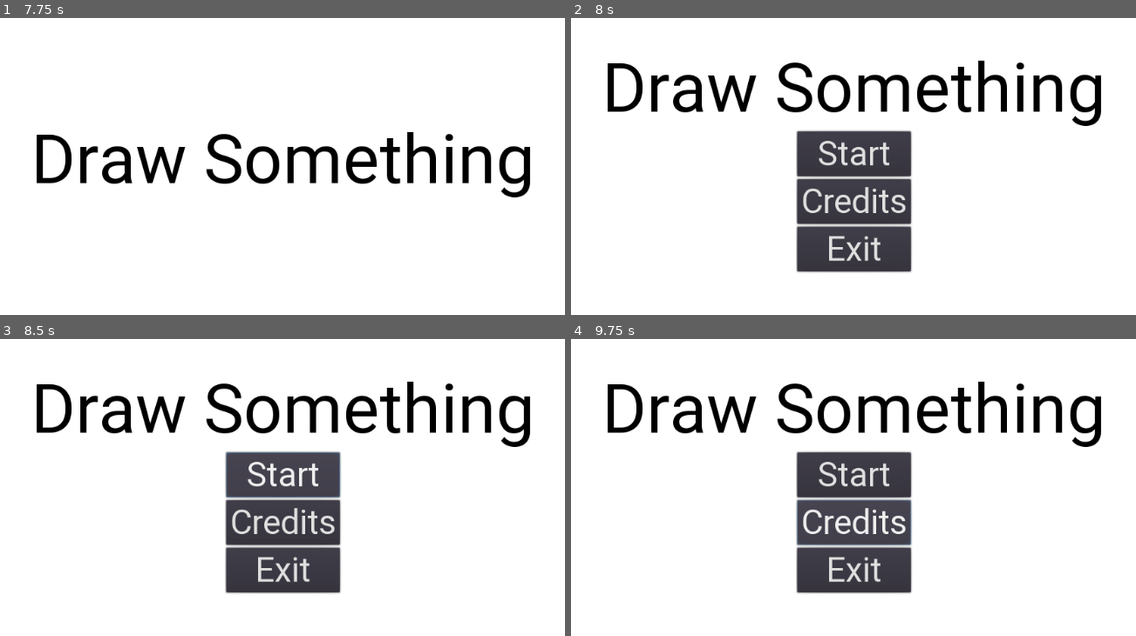
Above: before the commit, frames 1-4 (two rows, left to right).
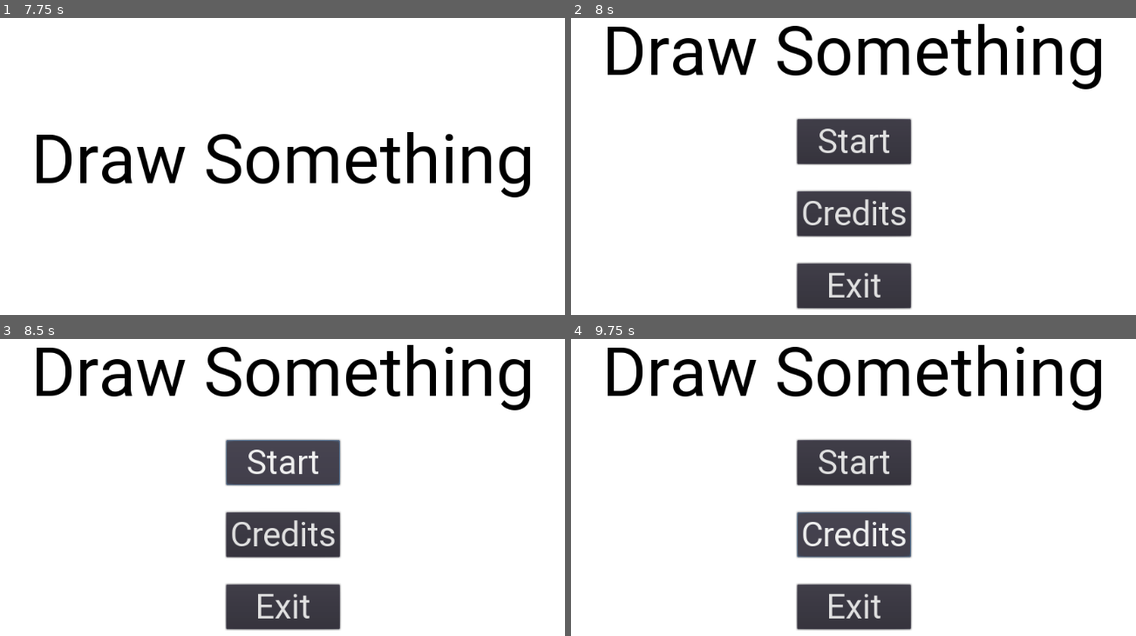
Above: after the commit, the same moments.

Repository: igaryhe/LD45
Game: Godot game, scene res://Title.tscn
Two runs of this game, one before a commit and one after it. Both use one fixed random seed, a clock stepped at 60 frames per second and the inputs below. This scene is started directly instead of the project's main scene. Sound files missing from this copy of the repository are replaced by a short silence.
Inputs (mouse positions are in pixels of both pictures, inside the frame that each line leads up to):
- Up to frame 1 (7.75 s): tap Enter at 0.5, 2.75, 5.75 s; move the mouse to (435, 133) at 0.52 s; press the mouse at (435, 133) at 0.53 s; hold Right (ui_right) 0.53-2.03 s; tap Space (jump) at 0.77, 1.52, 2, 3.02, 3.5, 3.77, 4.52, 6.02, 6.5, 6.77, 7.52 s; move the mouse to (141, 187) at 1.27 s; release the mouse at (141, 187) at 1.28 s; tap C (switch_color) at 1.35, 4.35, 7.35 s; move the mouse to (350, 44) at 2.02 s; hold Left (ui_left) 2.03-2.78 s; hold Mouse wheel up (zoom_in) 2.03-2.78 s; move the mouse to (248, 264) at 2.77 s; hold Right (ui_right) 2.78-4.28 s; tap Mouse wheel down (zoom_out) at 2.85, 5.85 s; move the mouse to (491, 237) at 3.52 s; press the mouse at (491, 237) at 3.53 s; move the mouse to (73, 80) at 4.27 s; release the mouse at (73, 80) at 4.28 s; hold Left (ui_left) 4.28-5.03 s; move the mouse to (316, 160) at 5.02 s; hold Right (ui_right) 5.03-5.78 s; hold Mouse wheel up (zoom_in) 5.03-5.78 s; move the mouse to (180, 29) at 5.77 s; hold Left (ui_left) 5.78-7.28 s; move the mouse to (435, 133) at 6.52 s; press the mouse at (435, 133) at 6.53 s; move the mouse to (141, 187) at 7.27 s; release the mouse at (141, 187) at 7.28 s; hold Right (ui_right) from 7.28 s (still down)
- Up to frame 2 (8 s): keep holding Right (ui_right)
- Up to frame 3 (8.5 s): release Right (ui_right) at 8 s; click "Start" at 8 s
- Up to frame 4 (9.75 s): click "Start" at 8.75 s; click "Credits" at 9.5 s

Frame 1 is identical in both runs. In frame 2, 19% of the frame differs, in the area x 6-94%, y 1-99%; in frame 3, 19%; in frame 4, 19%.

Commit message:
font changed

Diff:
--- a/Title.tscn
+++ b/Title.tscn
@@ -45,46 +45,49 @@
 custom_constants/margin_bottom = 0
 
 [node name="VBoxContainer" type="VBoxContainer" parent="MarginContainer"]
-margin_left = 142.0
-margin_top = 220.0
-margin_right = 881.0
-margin_bottom = 548.0
+margin_left = 117.0
+margin_top = 315.0
+margin_right = 907.0
+margin_bottom = 452.0
 size_flags_horizontal = 4
 size_flags_vertical = 4
+custom_constants/separation = 40
 
 [node name="Label" type="Label" parent="MarginContainer/VBoxContainer"]
-margin_right = 739.0
-margin_bottom = 118.0
+margin_right = 790.0
+margin_bottom = 137.0
 custom_fonts/font = ExtResource( 2 )
 custom_colors/font_color = Color( 0, 0, 0, 1 )
 text = "Draw Something"
 
 [node name="VBoxContainer" type="VBoxContainer" parent="MarginContainer/VBoxContainer"]
-margin_left = 286.0
-margin_top = 122.0
-margin_right = 453.0
-margin_bottom = 328.0
+visible = false
+margin_left = 323.0
+margin_top = 177.0
+margin_right = 466.0
+margin_bottom = 440.0
 size_flags_horizontal = 4
+custom_constants/separation = 40
 
 [node name="Button" type="Button" parent="MarginContainer/VBoxContainer/VBoxContainer"]
-margin_right = 167.0
-margin_bottom = 66.0
+margin_right = 143.0
+margin_bottom = 61.0
 custom_fonts/font = ExtResource( 3 )
 custom_colors/font_color_disabled = Color( 0, 0, 0, 1 )
 text = "Start"
 
 [node name="Button2" type="Button" parent="MarginContainer/VBoxContainer/VBoxContainer"]
-margin_top = 70.0
-margin_right = 167.0
-margin_bottom = 136.0
+margin_top = 101.0
+margin_right = 143.0
+margin_bottom = 162.0
 custom_fonts/font = ExtResource( 3 )
 custom_colors/font_color_disabled = Color( 0, 0, 0, 1 )
 text = "Credits"
 
 [node name="Button3" type="Button" parent="MarginContainer/VBoxContainer/VBoxContainer"]
-margin_top = 140.0
-margin_right = 167.0
-margin_bottom = 206.0
+margin_top = 202.0
+margin_right = 143.0
+margin_bottom = 263.0
 custom_fonts/font = ExtResource( 3 )
 custom_colors/font_color_disabled = Color( 0, 0, 0, 1 )
 text = "Exit"
